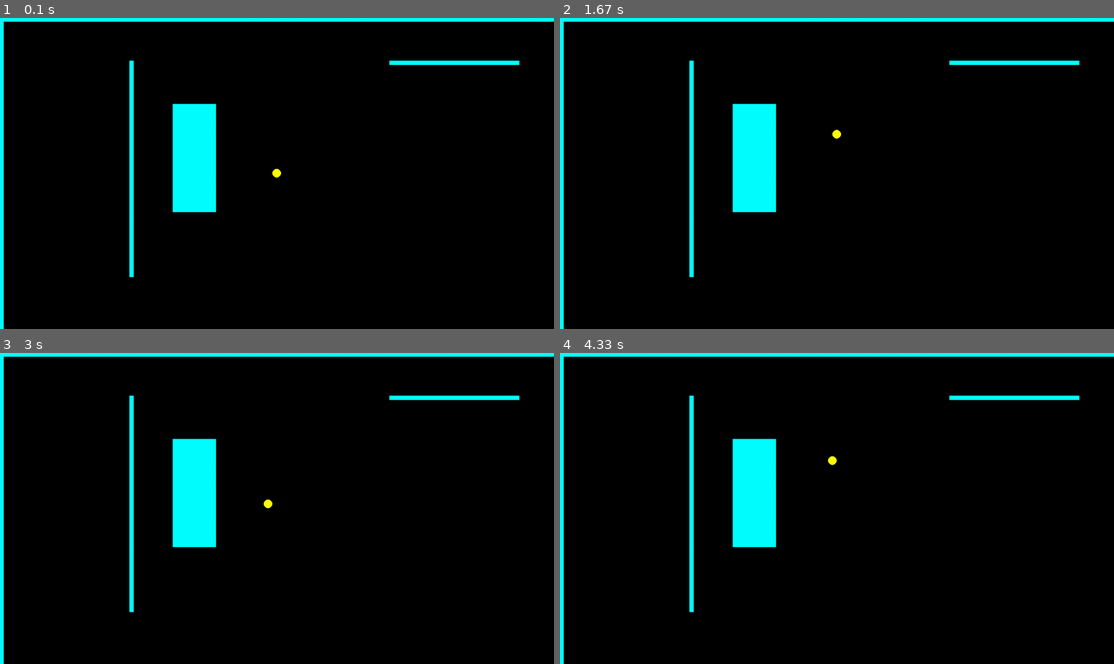
Above: before the commit, frames 1-4 (two rows, left to right).
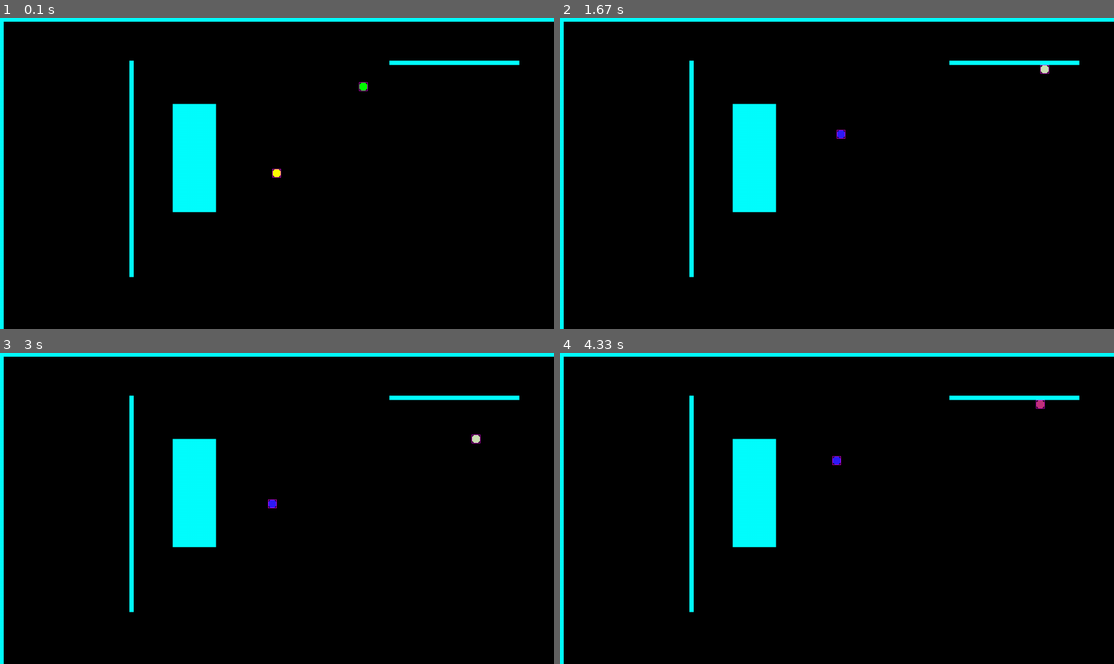
Above: after the commit, the same moments.

Repository: mcelrea/FirstPyGame2022
Game: pygame game, started from main.py
The game is run twice, just before and just after one commit, with the same random seed, the same clock (stepped at 60 frames per second) and the same inputs.
Inputs:
- Up to frame 1 (0.1 s): no input
- Up to frame 2 (1.67 s): hold A 0.33-0.8 s; hold Right 0.33-0.8 s; hold Right 0.83-1.3 s; hold D 0.83-1.3 s; hold Up 1.33-1.63 s; hold W 1.33-1.63 s
- Up to frame 3 (3 s): hold Right 1.67-2.13 s; hold D 1.67-2.13 s; hold Left 2.17-2.7 s; hold A 2.17-2.7 s; hold Down from 2.73 s (still down); hold S from 2.73 s (still down)
- Up to frame 4 (4.33 s): release Down at 3.03 s; release S at 3.03 s; hold Left 3.07-3.47 s; hold A 3.07-3.47 s; hold Up 3.5-3.87 s; hold W 3.5-3.87 s; hold Right from 3.9 s (still down); hold D from 3.9 s (still down)

The runs differ from the first frame. In frame 1, less than 0.1% of the frame differs, in the area x 49-67%, y 20-52%; in frame 2, 0.1%, in the area x 49-89%, y 15-39%; in frame 3, 0.1%; in frame 4, 0.1%.

Commit message:
added second player and wall collision

Diff:
--- a/main.py
+++ b/main.py
@@ -1,12 +1,23 @@
+import random
 import pygame
 
 
 #declare variables
-player = {"x": 640,
+player1 = {"x": 640,
           "y" : 360,
+          "oldx": 640,
+          "oldy:" : 360,
           "size": 10,
           "speed": 5,
           "color": pygame.Color(255,255,0)}
+
+player2 = {"x": 840,
+           "y" : 160,
+           "oldx": 840,
+           "oldy:" : 160,
+           "size": 10,
+           "speed": 5,
+           "color": pygame.Color(0,255,0)}
 
 map = [] #a list of rectangles
 
@@ -22,22 +33,60 @@
     map.append(pygame.Rect(0,0,10,720))
     map.append(pygame.Rect(900,100,300,10))
 
+def checkPlayerCollision(player):
+    playerRect = getPlayerCollisionRectangle(player)
+
+    for wall in map:
+        if pygame.Rect.colliderect(playerRect,wall):
+            # reverse the move back to their previous position
+            player["x"] = player["oldx"]
+            player["y"] = player["oldy"]
+            player["color"] = (random.randint(0, 255),
+                                random.randint(0,255),
+                                random.randint(0,255))
+
+
+def getPlayerCollisionRectangle(player):
+    return pygame.Rect(player["x"] - player["size"], player["y"] - player["size"], player["size"] * 2, player["size"] * 2)
+
+def drawPlayerCollisionBox(player):
+    pygame.draw.rect(screen, pygame.Color(255,0,255), getPlayerCollisionRectangle(player), 1)
+
 def clearScreen():
     pygame.draw.rect(screen, pygame.Color(0,0,0), (0,0,1280,720))
 
-def drawPlayer():
-    pygame.draw.circle(screen, player["color"], (player["x"],player["y"]), player["size"])
+def drawPlayers():
+    pygame.draw.circle(screen, player1["color"], (player1["x"], player1["y"]), player1["size"])
+    pygame.draw.circle(screen, player2["color"], (player2["x"], player2["y"]), player2["size"])
 
 def playerMovement():
     keys = pygame.key.get_pressed()
+
+    #remember where the player was BEFORE movement
+    player1["oldx"] = player1["x"]
+    player1["oldy"] = player1["y"]
+    player2["oldx"] = player2["x"]
+    player2["oldy"] = player2["y"]
+
+    #player 1 keys
     if keys[pygame.K_d]:
-        player["x"] += player["speed"]
+        player1["x"] += player1["speed"]
     if keys[pygame.K_w]:
-        player["y"] -= player["speed"]
+        player1["y"] -= player1["speed"]
     if keys[pygame.K_s]:
-        player["y"] += player["speed"]
+        player1["y"] += player1["speed"]
     if keys[pygame.K_a]:
-        player["x"] -= player["speed"]
+        player1["x"] -= player1["speed"]
+
+    #player 2 keys
+    if keys[pygame.K_RIGHT]:
+        player2["x"] += player2["speed"]
+    if keys[pygame.K_UP]:
+        player2["y"] -= player2["speed"]
+    if keys[pygame.K_DOWN]:
+        player2["y"] += player2["speed"]
+    if keys[pygame.K_LEFT]:
+        player2["x"] -= player2["speed"]
 
 #start of the program
 pygame.init() #start the pygame engine
@@ -59,11 +108,15 @@
     playerMovement()
 
     #ai
+    checkPlayerCollision(player1)
+    checkPlayerCollision(player2)
 
     #draw code
     clearScreen()
     drawMap()
-    drawPlayer()
+    drawPlayers()
+    drawPlayerCollisionBox(player1)
+    drawPlayerCollisionBox(player2)
 
     #put all the graphics on the screen
     #should be the LAST LINE of game code
Not shown, changed: Notes.md
